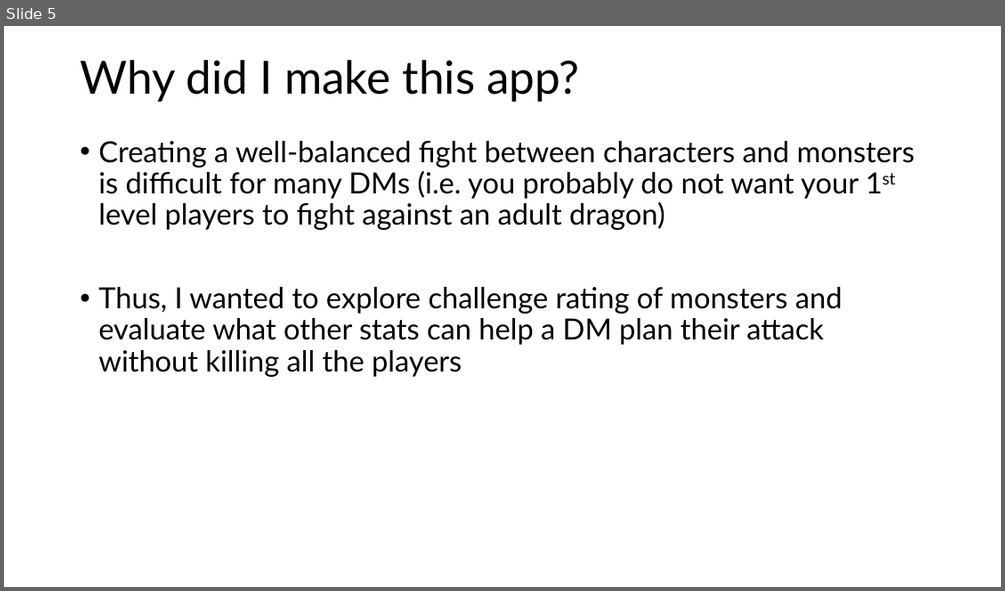
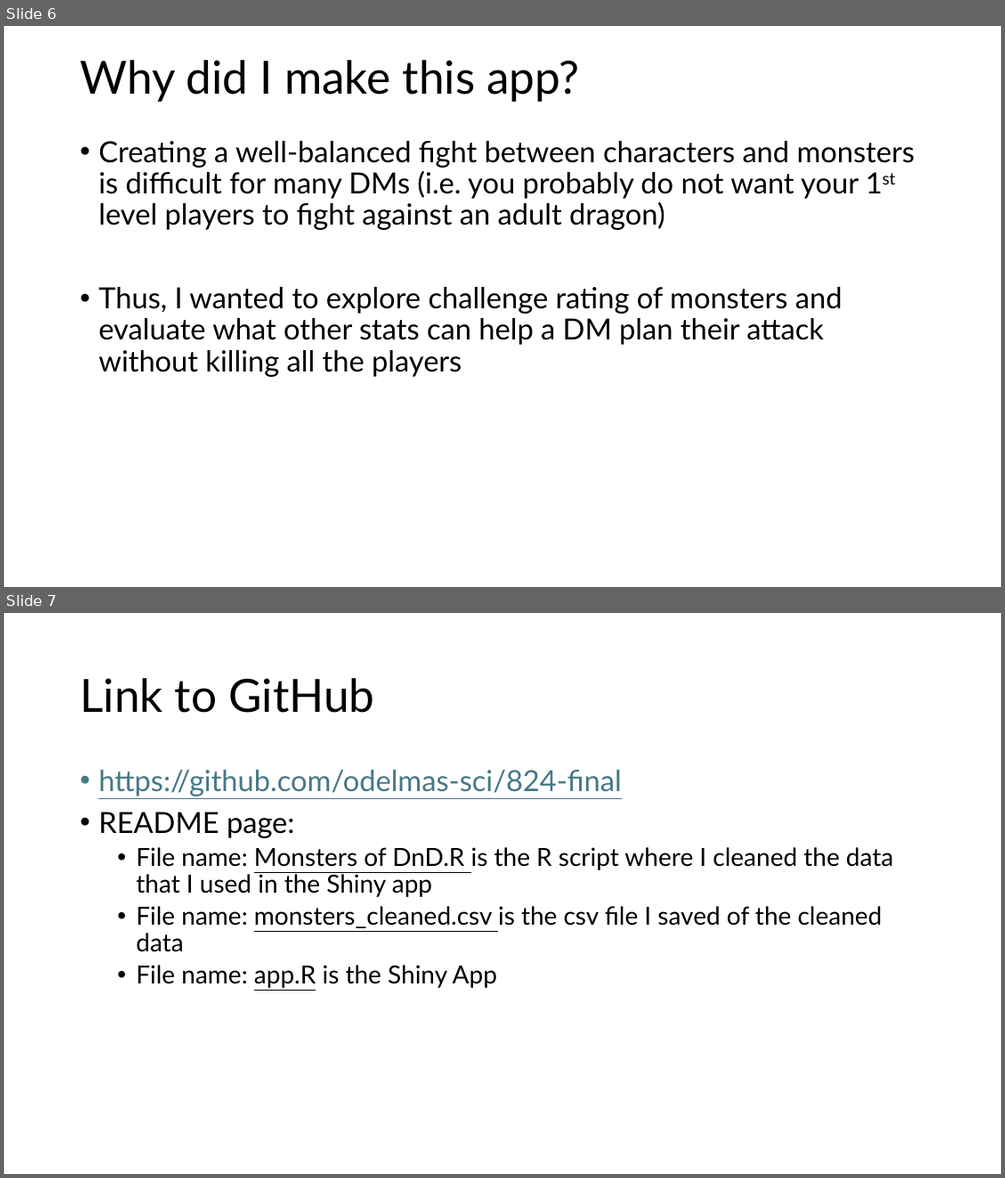
Before and after one commit to odelmas-sci/824-final, a slide deck: Monsters of Dungeons and Dragons.pptx. Shown one above the other, each under a label of ours: slide 5 before the commit, slides 6 and 7 after it. The pictures are 1005x591 and 1005x1178 pixels, drawn with LibreOffice and Linux fonts; fonts in the diff are those of the drawing. Boxes give left, top, right and bottom in pixels: in the first picture for what was removed or moved away, otherwise in the second. Text is boxed around its words. In the diff, an @@ line names an element or a change of style, - is before the commit and + after.

```diff
--- a/Monsters of Dungeons and Dragons.pptx
+++ b/Monsters of Dungeons and Dragons.pptx
@@ slide 7 added at bbox=[4, 613, 1001, 1174], background #FFFFFF @@
@@ title added at bbox=[80, 678, 374, 713], 44 pt, text #000000 @@
+Link to GitHub
@@ text added at bbox=[98, 770, 893, 988], 24 pt, text #000000 @@
+• https://github.com/odelmas-sci/824-final
+• README page:
+  • File name: Monsters of DnD.R is the R script where I cleaned the data that I used in the Shiny app
+  • File name: monsters_cleaned.csv is the csv file I saved of the cleaned data
+  • File name: app.R is the Shiny App
@@ what was slide 5 is now slide 6 @@
```
Also in this commit, not shown: 11 slides changed, 5 other slides added, 2 slides removed, 1 other file.
